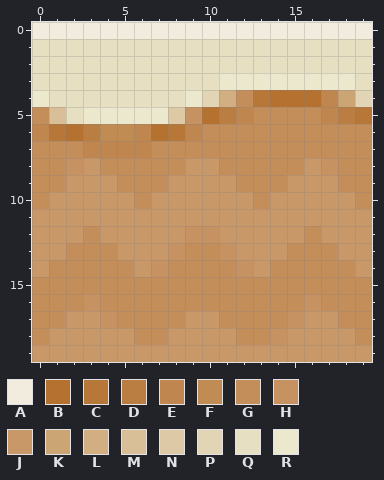
Pixel-art sprite, stored at images/sand_top.png. Above: the version before the commit.
The file is 20x20 pixels. Colours within 5 levels of each other are drawn and written as one.
Palette (. is transparent): A #f1ecdd  B #b47130  C #b77738  D #ba7d42  E #bf864f  F #c08c54  G #c48e5b  H #c69261  J #c99869  K #cca575  L #d1af83  M #d8bf97  N #ddc9a5  P #e2d5b5  Q #e7dfc2  R #ebe8ce
Pixels before, first column x 0:
 0 AAAAAAAAAAAAAAAAAAAA
 1 QQQQQQQQQQQQQQQQQQQQ
 2 QQQQQQQQQQQQQQQQQQQQ
 3 QQQQQQQQQQQRRRRRRRRQ
 4 RQQQQQQQQRPLGCBBBEKP
 5 GMQRRRRRNHBDEGGGGEDC
 6 ECBDFFEBCEGGGGGGGGGG
 7 GGGEEEEGGGGGGGGGGGGG
 8 GGHJGGGGGJJGGGGGJHGG
 9 GGJJJGGGJJJJGGGJJJGG
10 GJJJJJGJJJJJJGJJJJJG
11 JJJJJJJJJJJJJJJJJJJJ
12 JJJGJJJJJHHJJJJJGJJJ
13 JJGGGJJJHGGHJJJGGGJJ
14 JGGGGGJHGGGGHJGGGGGJ
15 GGGGGGGGGGGGGGGGGGGG
16 GGGHGGGGGGGGGGGGHGGG
17 GGJJHGGGGJJGGGGHJJGG
18 GJJJJJGGJJJJGGHJJJJG
19 JJJJJJJJJJJJJJJJJJJJ
And afterwards:
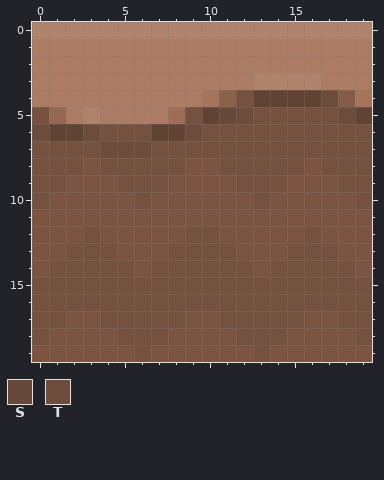
Colours new in this view: S #684838  T #6e4c3b
Change:
Colour A changes from #f1ecdd to #af826c.
Colour B changes from #b47130 to #614334.
Colour G changes from #c48e5b to #75513f.
Colour J changes from #c99869 to #7b5542.
Colour K changes from #cca575 to #855c48.
Colour L changes from #d1af83 to #8c614b.
Colour M changes from #d8bf97 to #966851.
Colour N changes from #ddc9a5 to #9e6d55.
Colour P changes from #e2d5b5 to #a6745b.
Colour Q changes from #e7dfc2 to #ab7b63.
Colour R gives way to colour A in row 3 at x 13 to 16; in row 5 at x 3.
Colour C gives way to colour B in row 4 at x 13; in row 5 at x 19; in row 6 at x 1 and 8.
Colour E gives way to colour G in row 5 at x 17; in row 6 at x 6; in row 7 at x 3.
Colour F gives way to colour G in row 6 at x 4 to 5.
Colour H gives way to colour G in row 5 at x 9; in row 8 at x 2 and 17; in row 12 at x 9 to 10; in row 13 at x 8 and 11; in row 14 at x 7 and 12; in row 16 at x 3 and 16.
Colour H gives way to colour G in row 17 at x 4 and 15; in row 18 at x 14.
Colour J gives way to colour G in row 18 at x 5; in row 19 at x 6 and 13.
Colour R gives way to colour Q in row 3 at x 11 to 12 and 17 to 18; in row 4 at x 0 and 9; in row 5 at x 4 to 7.
Colour D gives way to colour S in row 5 at x 11.
Colour D gives way to colour T in row 5 at x 18; in row 6 at x 3.
Colour E gives way to colour T in row 4 at x 17; in row 5 at x 12; in row 6 at x 0 and 9; in row 7 at x 4 to 6.
Changed places in both pictures, as pixel boxes (x1, y1, x2, y2):
changed: (32, 22, 372, 362)
